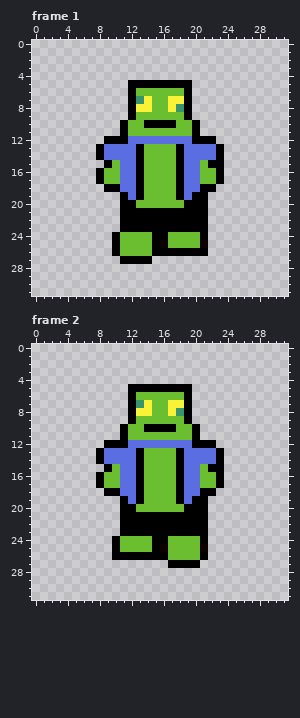
Edited in one commit: pixel-art file (assets/sprites/npcs/Rain.aseprite). Above, as it was before the edit.
32x32 pixels, 2 frames. Shown: frame 1, frame 2.
After the commit:
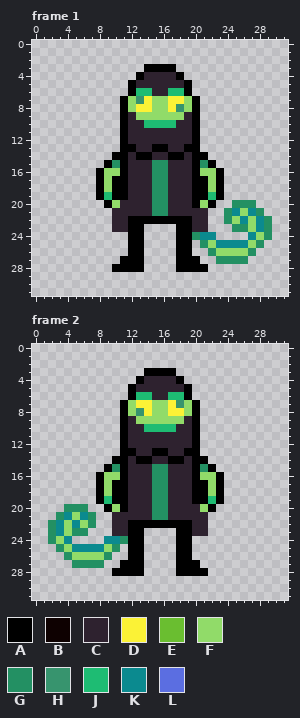
Palette (. is transparent): A #000000  B #0e0101  C #2e222f  D #fbf236  E #6abe30  F #91db69  G #239063  H #37946e  J #1ebc73  K #0b8a8f  L #5b6ee1
The edit:
--- frame 1
@@ x 0..31 @@
  2 ................................
- 3 ................................
- 4 ................................
- 5 ............AAAAAAAA............
- 6 ............AEEEEEEA............
- 7 ............AHDEEDDA............
- 8 ............ADDEEDHA............
- 9 ............AEEEEEEA............
-10 ...........AEEAAAAEEA...........
-11 ...........AEEEEEEEEA...........
-12 .........AAALLLLLLLLAAA.........
-13 ........ALLLLAEEEEALLLLA........
-14 ........ALLLLAEEEEALLLLA........
-15 .........AELLAEEEEALLEAA........
-16 ........AEELLAEEEEALLEEA........
-17 ........AEELLAEEEEALLEEA........
-18 .........AALLAEEEEALLAA.........
-19 ...........ALAEEEEALAA..........
-20 ...........AAEEEEEEAAA..........
-21 ...........AAAAAAAAAAA..........
-22 ...........AAAAAAAAAAA..........
-23 ...........AAAAAAAAAAA..........
-24 ..........AEEEEAAEEEEA..........
-25 ..........AEEEEABEEEEB..........
-26 ..........AEEEEAAAAAAA..........
-27 ...........AAAA.................
-28 ................................
+ 3 ..............AAAA..............
+ 4 .............ACCCCA.............
+ 5 ............ACCCCCCA............
+ 6 ............AJJCCJJA............
+ 7 ...........AFHDFFDDFA...........
+ 8 ...........AFDDFFDHFA...........
+ 9 ...........ACFFFFFFCA...........
+10 ...........ACCJJJJCCA...........
+11 ...........ACCCCCCCCA...........
+12 ...........ACCCCCCCCA...........
+13 ...........AACCAACCAA...........
+14 ..........AACAACCAACAA..........
+15 .........AGACCCGGCCCAGA.........
+16 ........AFFACCCGGCCCAFFA........
+17 ........AFAACCCGGCCCAAFA........
+18 ........AFAACCCGGCCCAAFA........
+19 ........AJAACCCGGCCCAAJA........
+20 .........AFCCCCGGCCCAFA..GGG....
+21 ..........CCCCCGGCCCCC..GKFKG...
+22 ..........CCAAAAAAAACC..GFKFKG..
+23 ..........CCAA....AACC...GGFKG..
+24 ............AA....AAGKK....KFG..
+25 ............AA....AA.GFKKKKFG...
+26 ............AA....AA..GFFFFG....
+27 ...........AAA....AAA..GGGG.....
+28 ..........AAAA....AAAA..........
 29 ................................
--- frame 2
@@ x 0..31 @@
  2 ................................
- 3 ................................
- 4 ................................
- 5 ............AAAAAAAA............
- 6 ............AEEEEEEA............
- 7 ............AHDEEDDA............
- 8 ............ADDEEDHA............
- 9 ............AEEEEEEA............
-10 ...........AEEAAAAEEA...........
-11 ...........AEEEEEEEEA...........
-12 .........AAALLLLLLLLAAA.........
-13 ........ALLLLAEEEEALLLLA........
-14 ........ALLLLAEEEEALLLLA........
-15 .........AELLAEEEEALLEAA........
-16 ........AEELLAEEEEALLEEA........
-17 ........AEELLAEEEEALLEEA........
-18 .........AALLAEEEEALLAA.........
-19 ...........ALAEEEEALAA..........
-20 ...........AAEEEEEEAAA..........
-21 ...........AAAAAAAAAAA..........
-22 ...........AAAAAAAAAAA..........
-23 ...........AAAAAAAAAAA..........
-24 ..........AEEEEAAEEEEA..........
-25 ..........AEEEEABEEEEB..........
-26 ..........AAAAAAAEEEEA..........
-27 .................AAAA...........
-28 ................................
+ 3 ..............AAAA..............
+ 4 .............ACCCCA.............
+ 5 ............ACCCCCCA............
+ 6 ............AJJCCJJA............
+ 7 ...........AFDDFFDHFA...........
+ 8 ...........AFHDFFDDFA...........
+ 9 ...........ACFFFFFFCA...........
+10 ...........ACCJJJJCCA...........
+11 ...........ACCCCCCCCA...........
+12 ...........ACCCCCCCCA...........
+13 ...........AACCAACCAA...........
+14 ..........AACAACCAACAA..........
+15 .........AGACCCGGCCCAGA.........
+16 ........AFFACCCGGCCCAFFA........
+17 ........AFAACCCGGCCCAAFA........
+18 ........AFAACCCGGCCCAAFA........
+19 ........AJAACCCGGCCCAAJA........
+20 ....GGG..AFACCCGGCCCCFA.........
+21 ...GKFKG..CCCCCGGCCCCC..........
+22 ..GKFKFG..CCAAAAAAAACC..........
+23 ..GKFGG...CCAA....AACC..........
+24 ..GFK....KKGAA....AA............
+25 ...GFKKKKFG.AA....AA............
+26 ....GFFFFG..AA....AA............
+27 .....GGGG..AAA....AAA...........
+28 ..........AAAA....AAAA..........
 29 ................................
Boxes around the changes in both pictures, in picture pixels (x1, y1, x2, y2):
changed: (96, 64, 272, 272)
changed: (48, 368, 224, 576)
